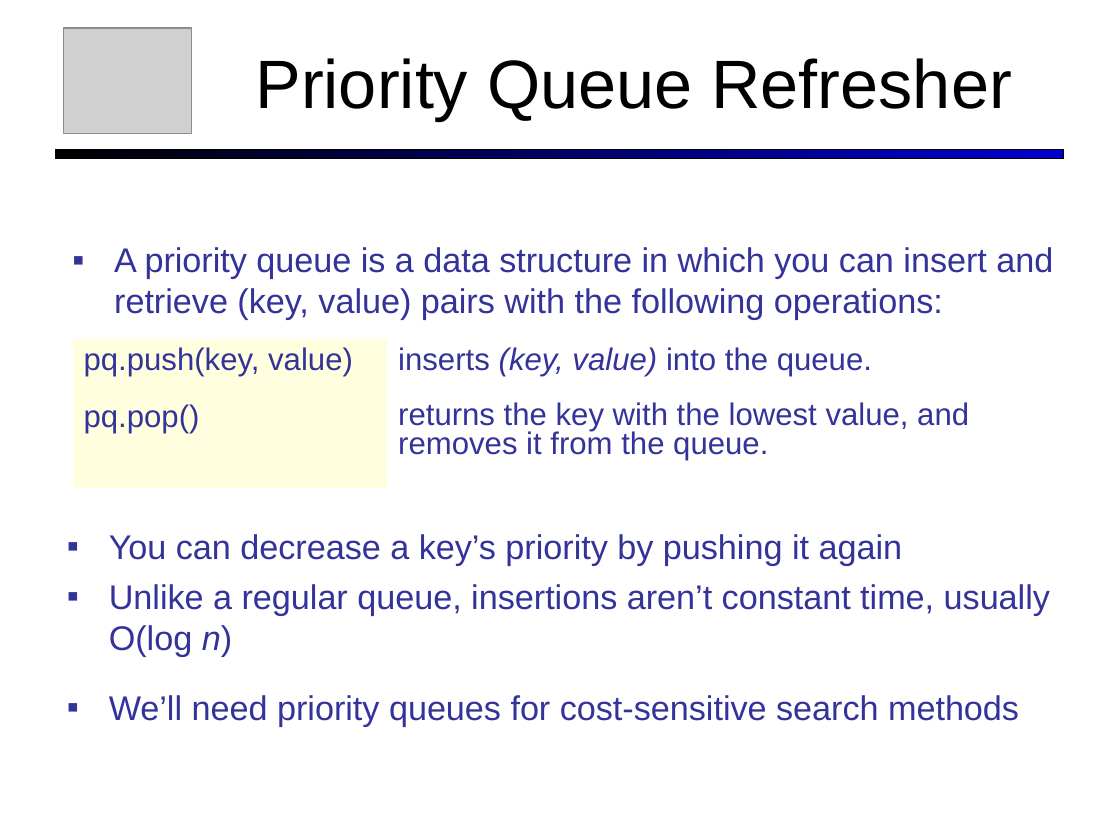
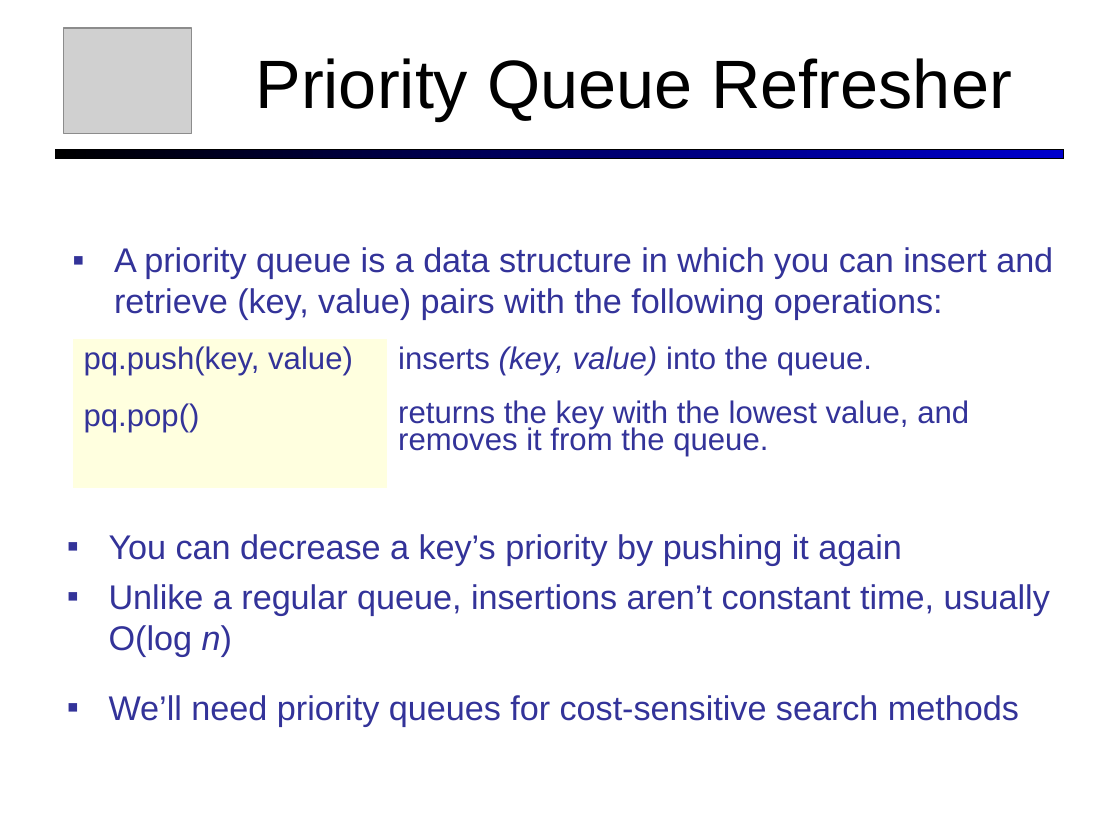
Before and after one commit to ProfessorX/CIS604, a slide deck: slide 39 of Notes/search_uninformed.ppt. Drawn at 1120x840 pixels with LibreOffice and Linux fonts; fonts in the diff are those of the drawing; grey boxes stand for pictures. Boxes give left, top, right and bottom in pixels: in the first picture for what was removed or moved away, otherwise in the second. Text is boxed around its words. In the diff, an @@ line names an element or a change of style, - is before the commit and + after.

```diff
--- a/Notes/search_uninformed.ppt
+++ b/Notes/search_uninformed.ppt
@@ table at box(73, 339, 1025, 488) @@
@@ line spacing 0.93 to 0.87 @@
@@ line spacing 0.84 to 0.78 @@
```
Also in this commit, not shown: 22 other slides changed, 6 other files.
